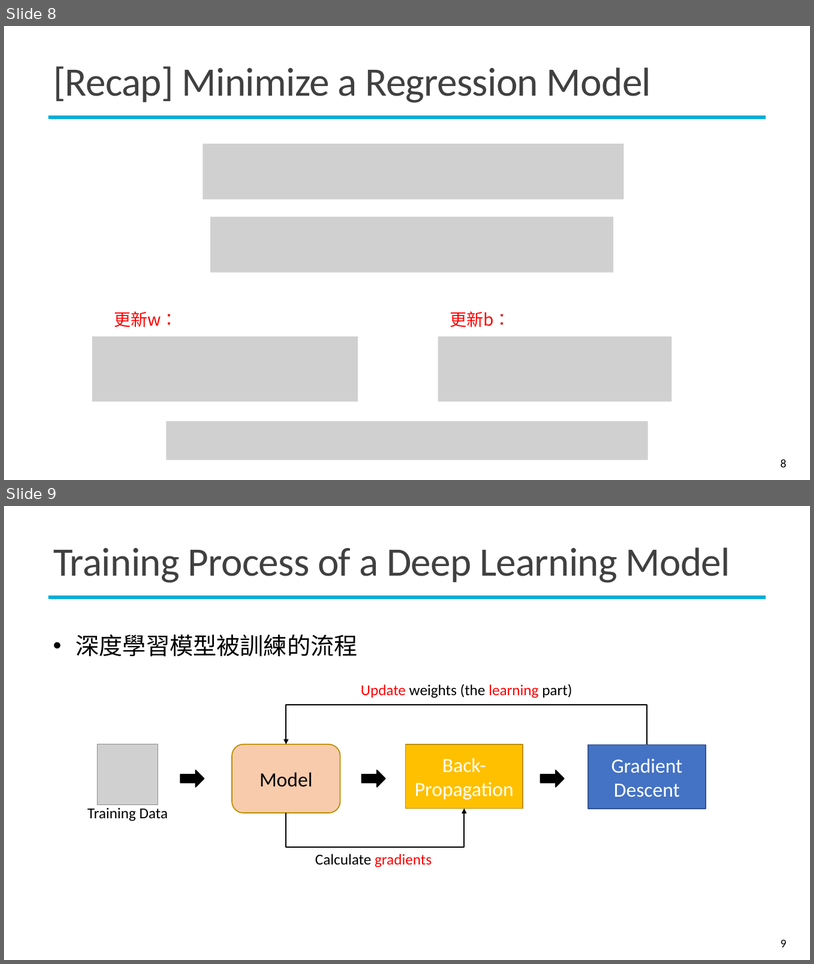
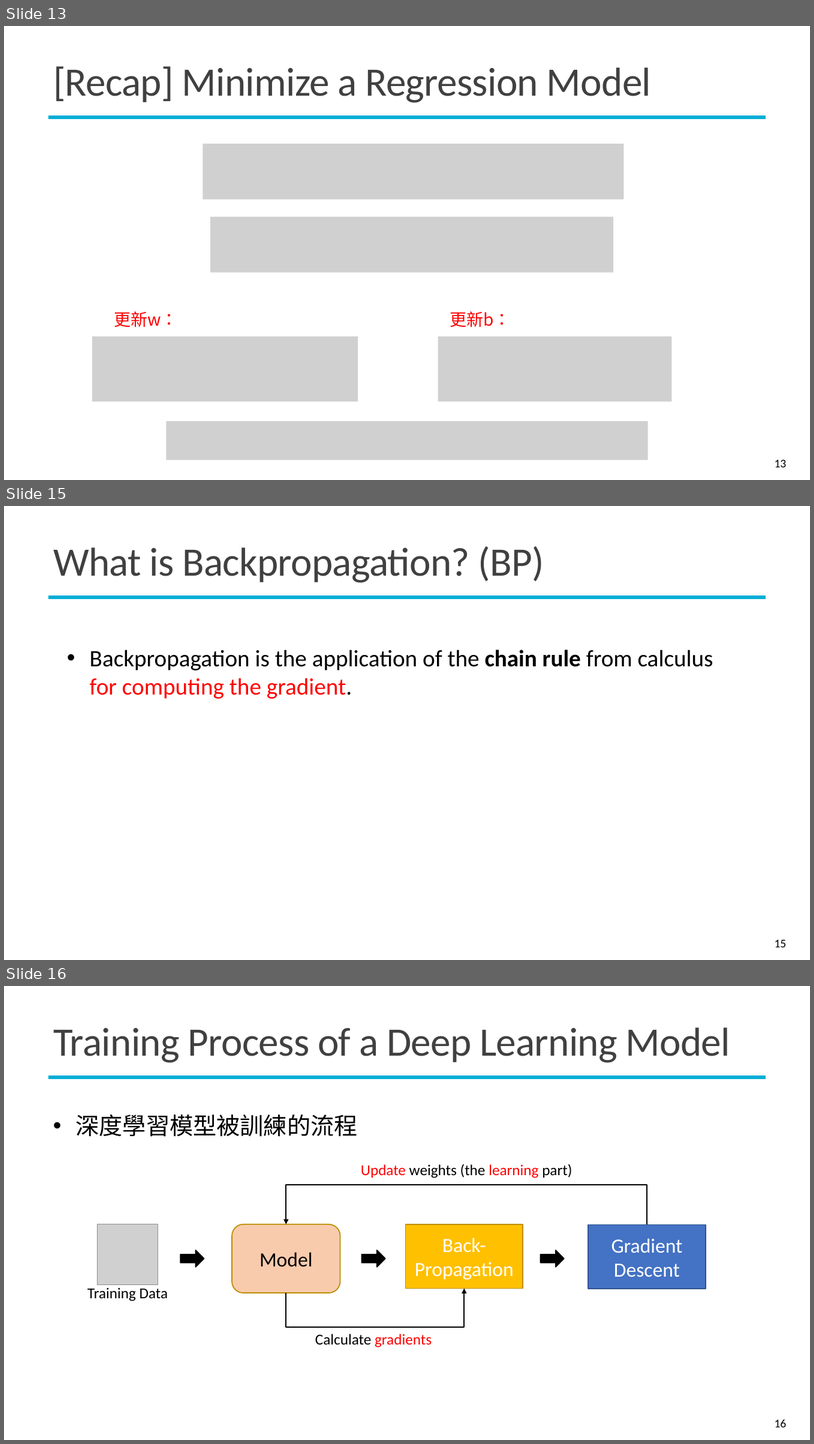
Before and after one commit to mcps5601/CGUDL_2025_Spring, a slide deck: slides/backprop_0303.pptx. Shown one above the other, each under a label of ours: slides 8 and 9 before the commit, slides 13, 15 and 16 after it; the slides between them are not shown. The pictures are 814x964 and 814x1444 pixels, drawn with LibreOffice and Linux fonts; fonts in the diff are those of the drawing; grey boxes stand for pictures; background and template pictures are left out. Boxes give left, top, right and bottom in pixels: in the first picture for what was removed or moved away, otherwise in the second. Text is boxed around its words. In the diff, an @@ line names an element or a change of style, - is before the commit and + after.

```diff
--- a/slides/backprop_0303.pptx
+++ b/slides/backprop_0303.pptx
@@ slide 15 added at [4, 506, 810, 960], background #FFFFFF; not listed: 1 template element that a slide beside it also shows @@
@@ title added at [53, 546, 545, 583], 48 pt, text #404040 @@
+What is Backpropagation? (BP)
@@ text added at [90, 649, 714, 699], 28 pt, text #000000 @@
+• Backpropagation is the application of the chain rule from calculus for computing the gradient.
@@ page number added at [775, 939, 787, 947], 14 pt, text #000000 @@
+15
@@ what was slide 8 is now slide 13 @@
@@ page number at [775, 459, 787, 467]: text changed @@
-8
+13
@@ what was slide 9 is now slide 16 @@
@@ page number at [775, 1419, 787, 1427]: text changed @@
-9
+16
```
Also in this commit, not shown: 11 slides changed, 8 other slides added, 1 slide removed, 1 other file.
